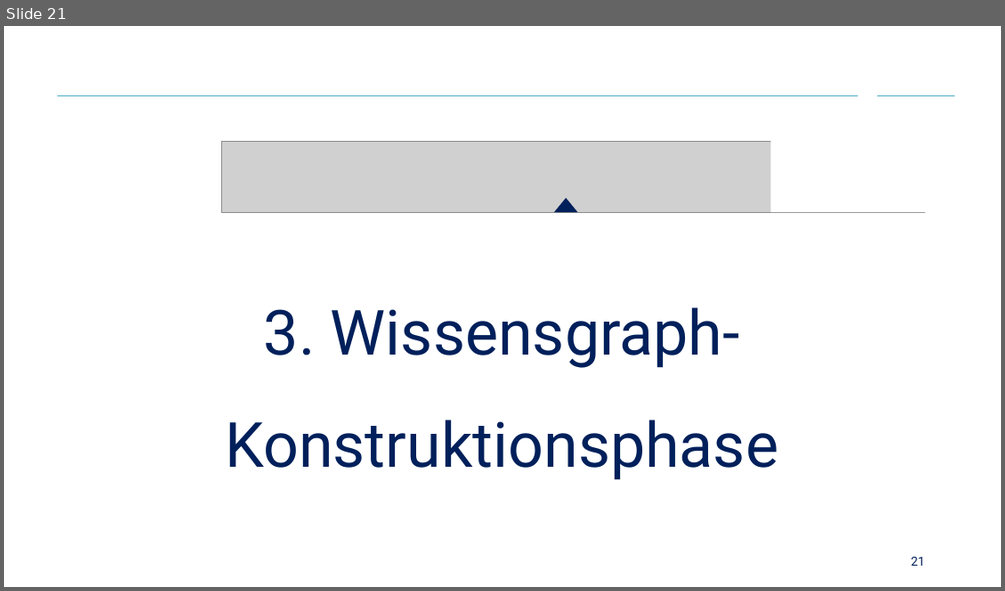
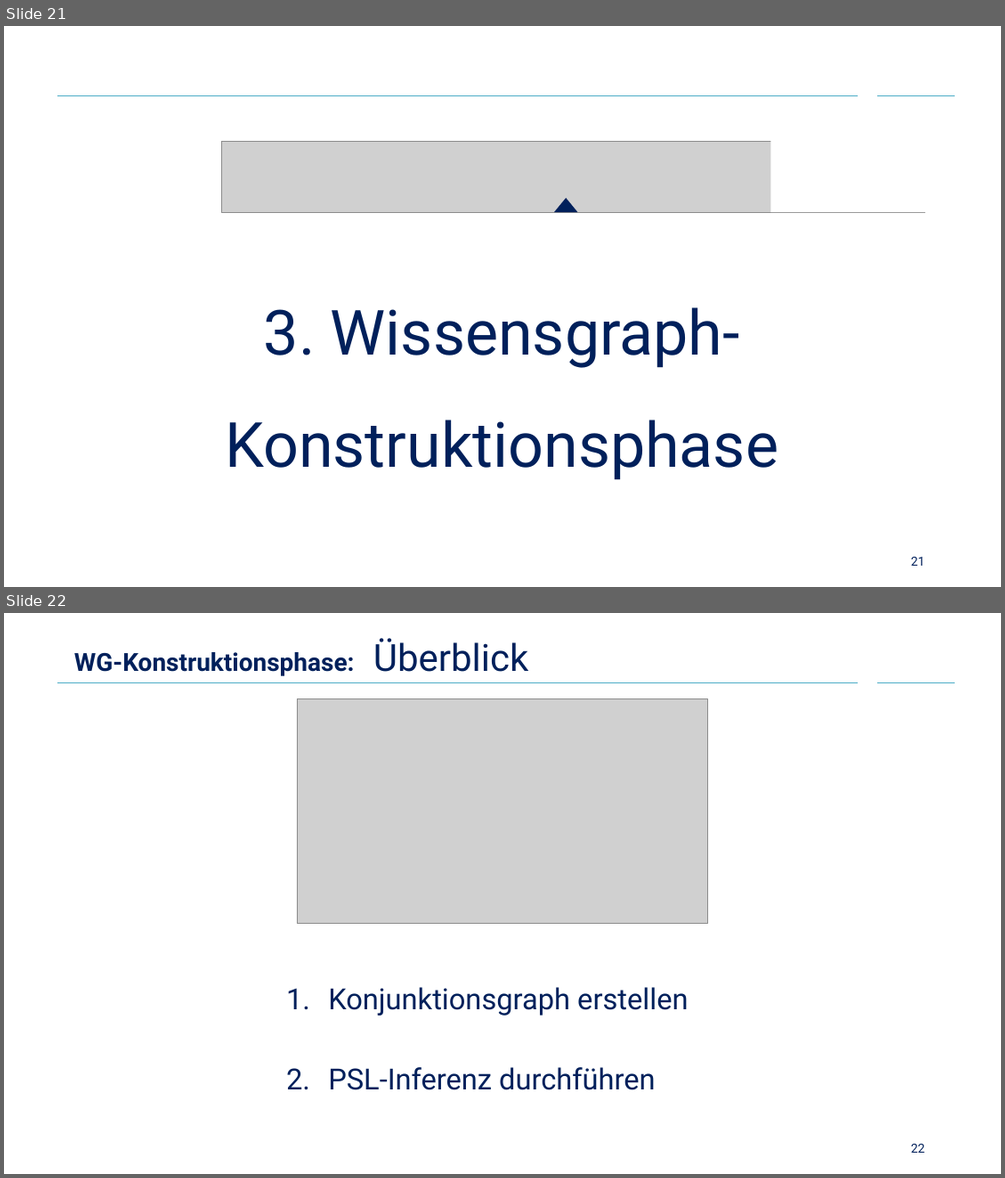
Before and after one commit to Cortys/bachelor-thesis, a slide deck: presentation/presentation.pptx. Shown one above the other, each under a label of ours: slide 21 before the commit, slides 21 and 22 after it. The pictures are 1005x591 and 1005x1178 pixels, drawn with LibreOffice and Linux fonts; fonts in the diff are those of the drawing; grey boxes stand for pictures; background and template pictures are left out. Boxes give left, top, right and bottom in pixels: in the first picture for what was removed or moved away, otherwise in the second. Text is boxed around its words. In the diff, an @@ line names an element or a change of style, - is before the commit and + after.

```diff
--- a/presentation/presentation.pptx
+++ b/presentation/presentation.pptx
@@ slide 22 added at (x1=4, y1=613, x2=1001, y2=1174), background #FFFFFF; not listed: 2 template elements that a slide beside it also shows @@
@@ title added at (x1=74, y1=638, x2=528, y2=676), 24 pt, text #00205B, bold @@
+WG-Konstruktionsphase: Überblick
@@ picture added at (x1=297, y1=699, x2=708, y2=924) @@
@@ text added at (x1=328, y1=987, x2=688, y2=1090), 28 pt, text #00205B @@
+1. Konjunktionsgraph erstellen
+2. PSL-Inferenz durchführen
@@ page number added at (x1=911, y1=1143, x2=925, y2=1152), 12 pt, text #00205B @@
+22
```
Also in this commit, not shown: 2 slides changed, 15 other slides added, 13 other files.
